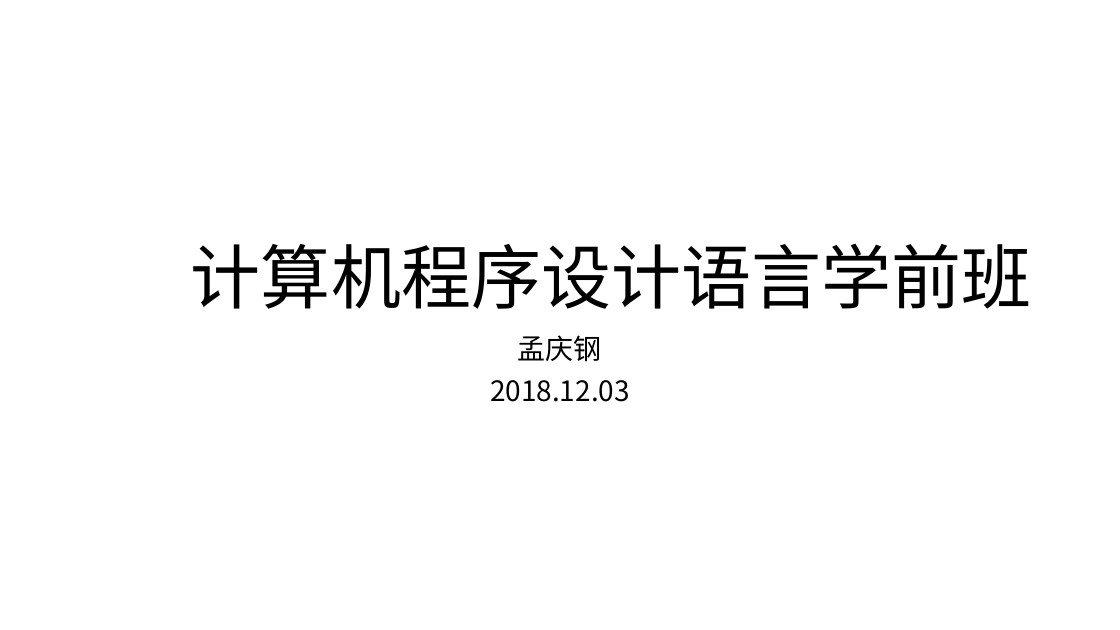
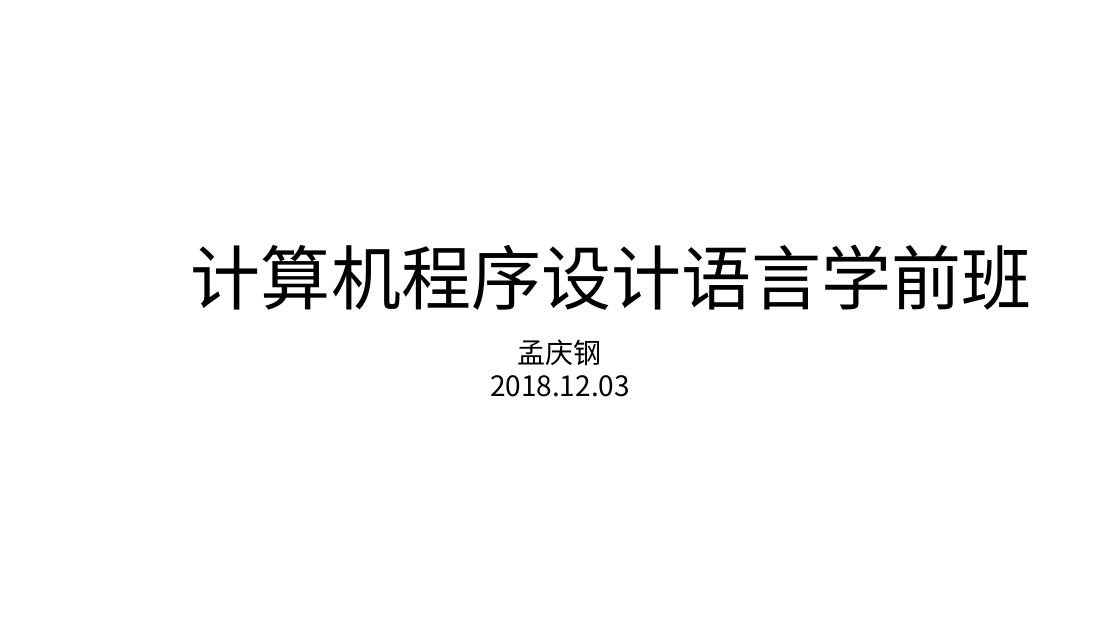
Before and after one commit to cloudspurs/klz, a slide deck: slide 1 of programming/pre_school.pptx. Drawn at 1120x630 pixels with LibreOffice and Linux fonts; fonts in the diff are those of the drawing. Boxes give left, top, right and bottom in pixels: in the first picture for what was removed or moved away, otherwise in the second. Text is boxed around its words. In the diff, an @@ line names an element or a change of style, - is before the commit and + after.

```diff
--- a/programming/pre_school.pptx
+++ b/programming/pre_school.pptx
@@ text "孟庆钢" at (490,339,630,397): line spacing 0.9 to 1; less space between paragraphs @@
```
Also in this commit, not shown: 12 other slides changed, 2 slides added.
